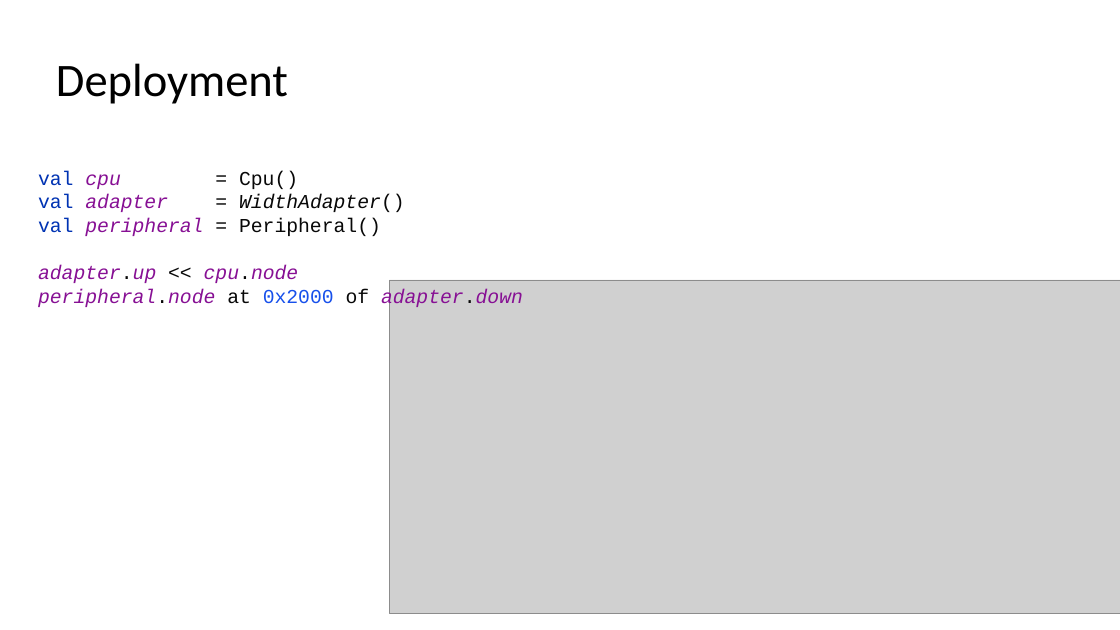
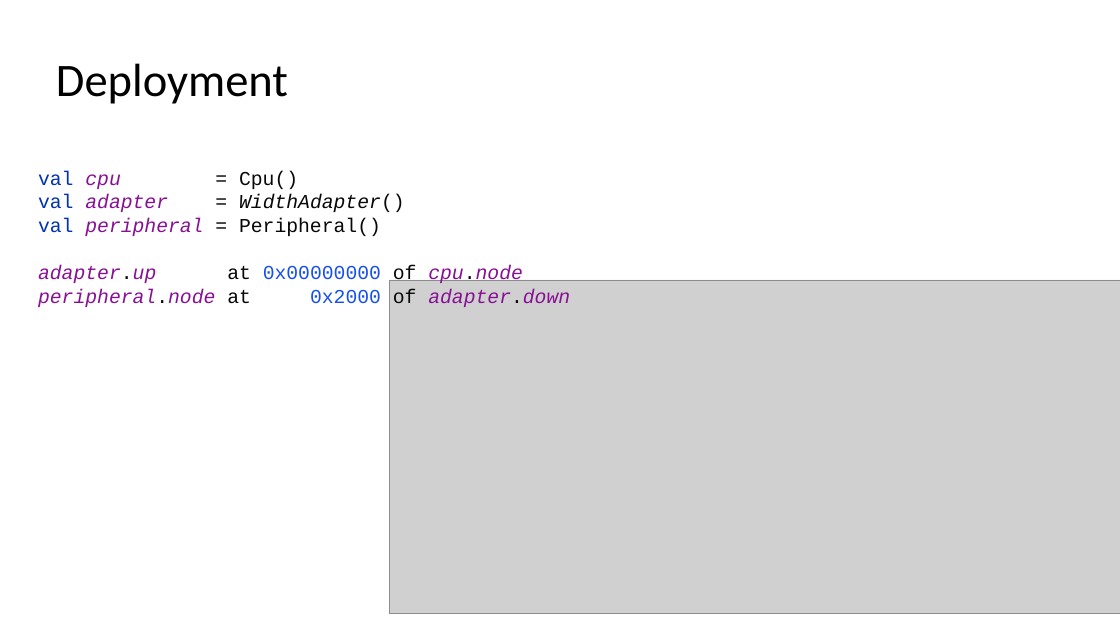
Before and after one commit to SpinalHDL/SpinalDoc, a slide deck: slide 55 of presentation/en/fsic_100723/fsic_100723.odp (slide 56 before the commit). Drawn at 1120x630 pixels with LibreOffice and Linux fonts; fonts in the diff are those of the drawing; grey boxes stand for pictures. Boxes give left, top, right and bottom in pixels: in the first picture for what was removed or moved away, otherwise in the second. Text is boxed around its words. In the diff, an @@ line names an element or a change of style, - is before the commit and + after.

```diff
--- a/presentation/en/fsic_100723/fsic_100723.odp
+++ b/presentation/en/fsic_100723/fsic_100723.odp
@@ text at [38, 171, 570, 307]: text changed @@
-val cpu = Cpu()
-val adapter = WidthAdapter()
-val peripheral = Peripheral()
-adapter.up << cpu.node
-peripheral.node at 0x2000 of adapter.down
+val cpu = Cpu()
+val adapter = WidthAdapter()
+val peripheral = Peripheral()
+adapter.up at 0x00000000 of cpu.node
+peripheral.node at 0x2000 of adapter.down
```
Also in this commit, not shown: 9 other slides changed, 1 slide removed, 1 other file.
